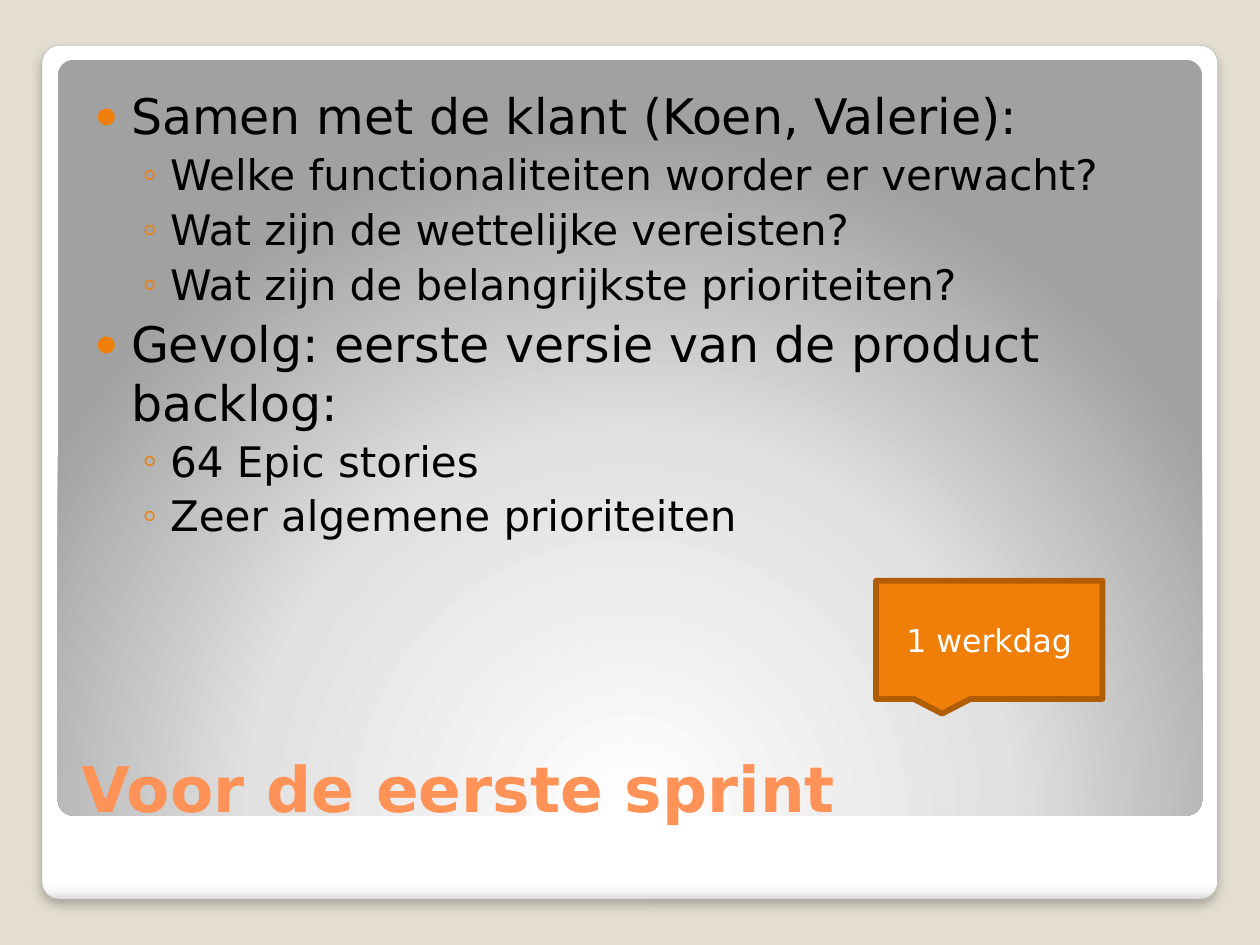
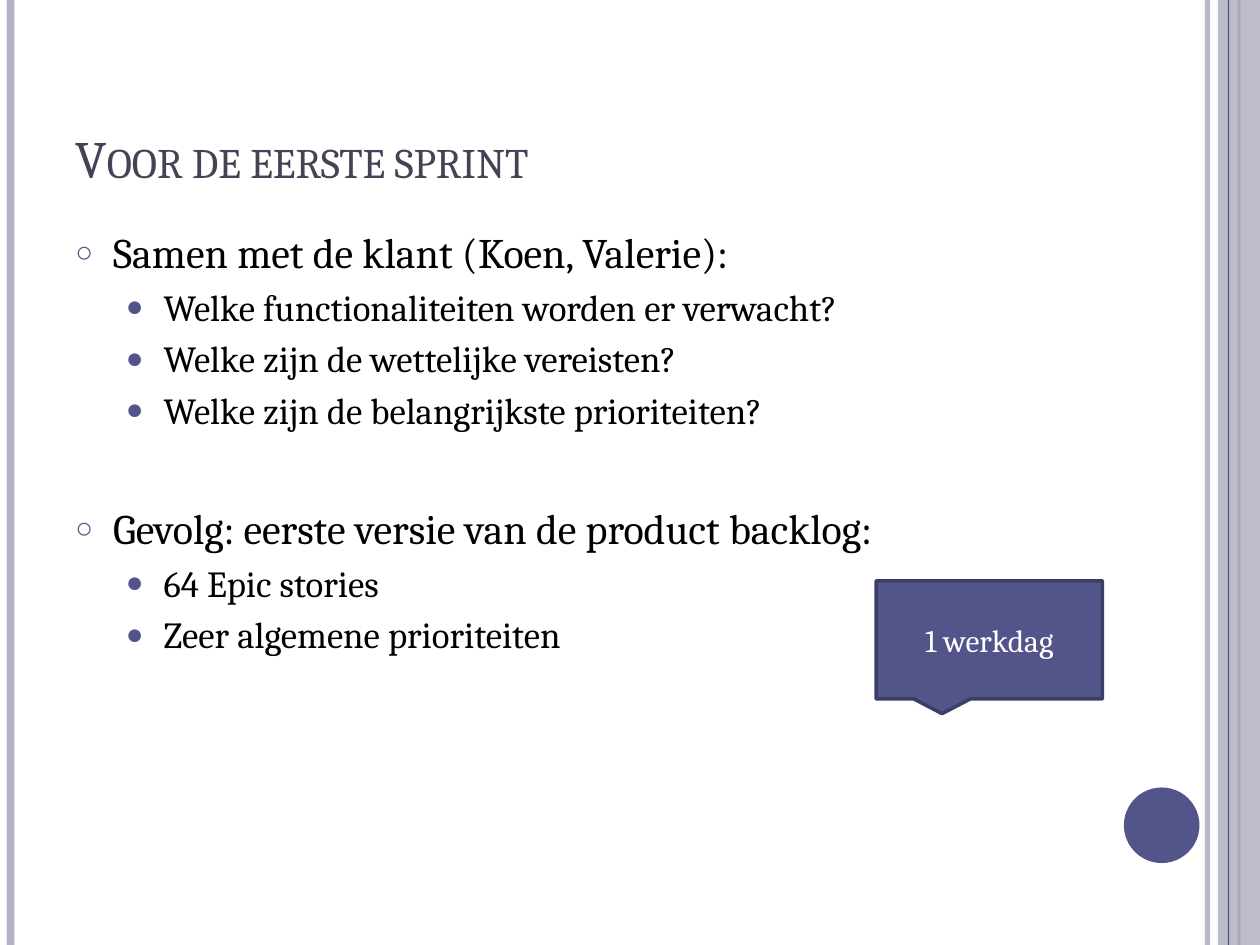
Before and after one commit to michelgrootjans/dkvlessonslearned, a slide deck: slide 14 of slides/Management Session/Lessons Learned.pptx (slide 5 before the commit). Drawn at 1260x945 pixels with LibreOffice and Linux fonts; fonts in the diff are those of the drawing. Boxes give left, top, right and bottom in pixels: in the first picture for what was removed or moved away, otherwise in the second. Text is boxed around its words. In the diff, an @@ line names an element or a change of style, - is before the commit and + after.

```diff
--- a/slides/Management Session/Lessons Learned.pptx
+++ b/slides/Management Session/Lessons Learned.pptx
@@ background #E3DED1 to #FFFFFF @@
@@ line added from (10, 0) to (10, 945), #B3B4C4 4.5 pt @@
@@ line added from (1207, 0) to (1207, 945), #B3B4C4 3 pt @@
@@ rectangle added at bbox=[1218, 0, 1260, 945], fill #B3B4C4 at 87% opacity @@
@@ line added from (1228, 0) to (1228, 945), #53548A 0.75 pt @@
@@ line added from (1239, 0) to (1239, 945), #53548A 1.5 pt @@
@@ rounded rectangle removed at bbox=[42, 45, 1217, 900] @@
@@ rounded rectangle removed at bbox=[58, 59, 1202, 815] @@
@@ title "Voor de eerste sprint": place and size @@
-title "Voor de eerste sprint" at bbox=[82, 764, 835, 825]
+title "Voor de eerste sprint" at bbox=[192, 149, 529, 179]
@@ title "Voor de eerste sprint" at bbox=[192, 149, 529, 179]: size 36 to 30 pt, font DejaVu Sans to Cambria, text colour #FF9258 to #424456, bold off, small capitals on @@
@@ text "Samen met de klant (Koen, ...": place and size @@
-text "Samen met de klant (Koen, ..." at bbox=[131, 96, 1097, 540]
+text "Samen met de klant (Koen, ..." at bbox=[113, 238, 872, 656]
@@ text at bbox=[113, 238, 872, 656]: size 28 to 24 pt in "Samen met de klant (Koen, Valerie):", "Gevolg: eerste versie van de product backlog:"; font DejaVu Sans to Cambria in "Samen met de klant (Koen, Valerie):", "Gevolg: eerste versie van de product backlog:", "64 Epic stories", "Zeer algemene prioriteiten"; size 24 to 21 pt in "64 Epic stories", "Zeer algemene prioriteiten"; bullet ● to ○; more space between paragraphs; bullet colour #F07F09 to #53548A; bullet ◦ to ● @@
@@ text at bbox=[164, 295, 837, 432]: text changed; size 24 to 21 pt; font DejaVu Sans to Cambria @@
-  ◦ Welke functionaliteiten worder er verwacht?
-  ◦ Wat zijn de wettelijke vereisten?
-  ◦ Wat zijn de belangrijkste prioriteiten?
+  ● Welke functionaliteiten worden er verwacht?
+  ● Welke zijn de wettelijke vereisten?
+  ● Welke zijn de belangrijkste prioriteiten?
@@ speech box "1 werkdag" at bbox=[876, 581, 1102, 699]: font DejaVu Sans to Cambria; fill #F07F09 to #53548A; outline #B25E07 3.35 pt to #3D3E66 2 pt @@
@@ ellipse added at bbox=[1124, 788, 1200, 863], fill #53548A @@
```
Also in this commit, not shown: 32 other slides changed, 18 slides added, 4 slides removed.
